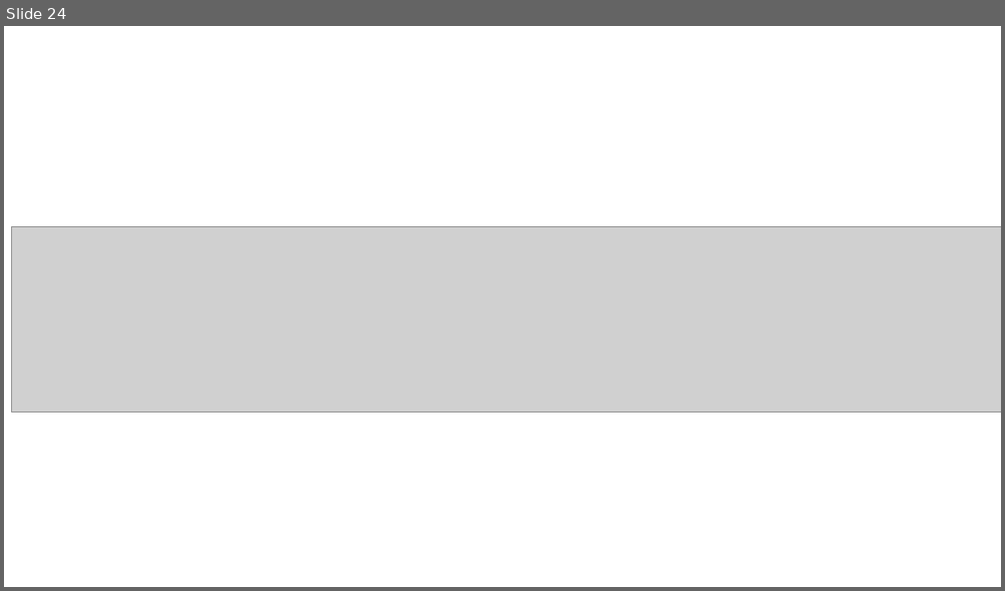
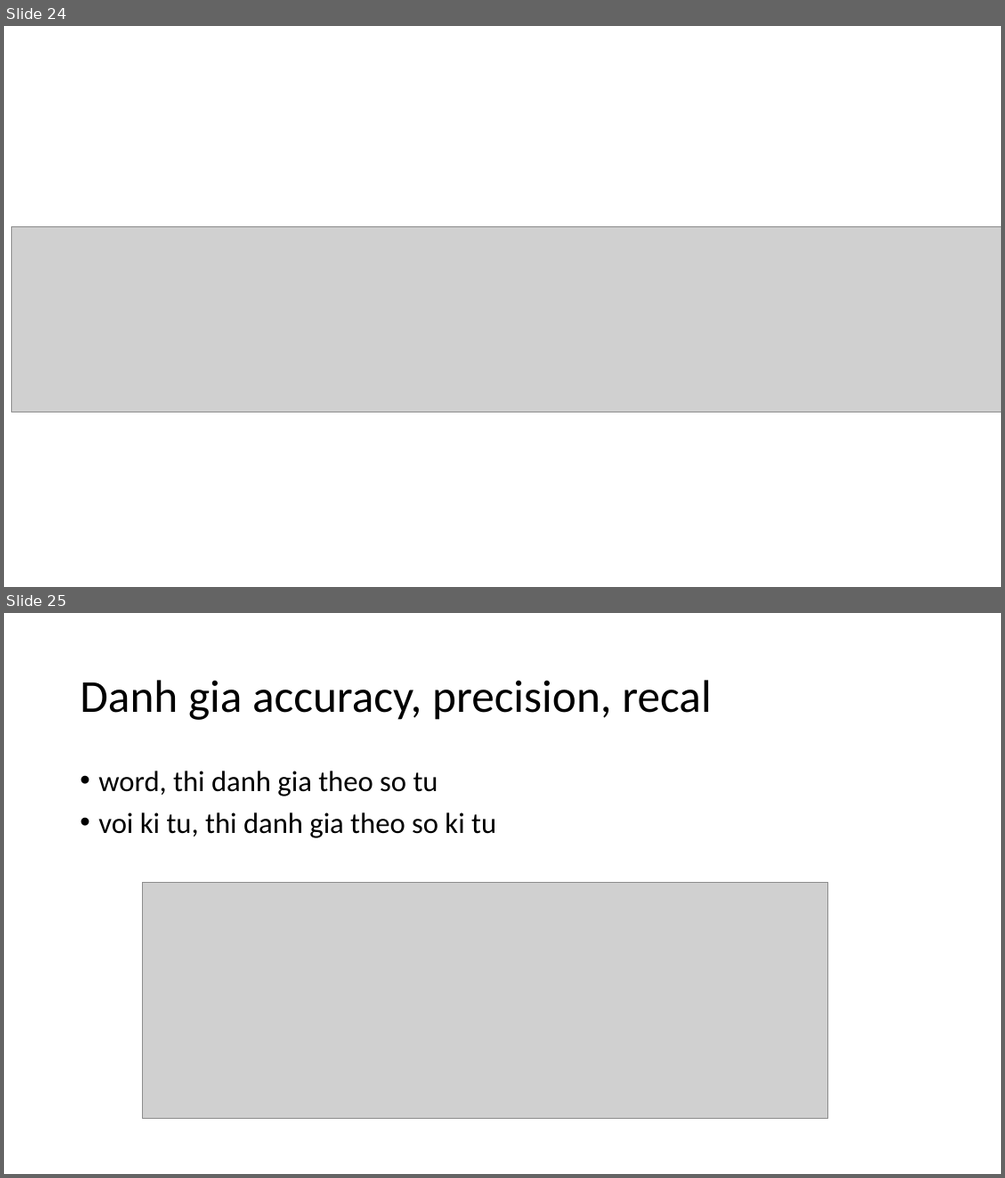
Before and after one commit to manhcntt21/TextNormSeq2Seq, a slide deck: Presentation1.pptx. Shown one above the other, each under a label of ours: slide 24 before the commit, slides 24 and 25 after it. The pictures are 1005x591 and 1005x1178 pixels, drawn with LibreOffice and Linux fonts; fonts in the diff are those of the drawing; grey boxes stand for pictures. Boxes give left, top, right and bottom in pixels: in the first picture for what was removed or moved away, otherwise in the second. Text is boxed around its words. In the diff, an @@ line names an element or a change of style, - is before the commit and + after.

```diff
--- a/Presentation1.pptx
+++ b/Presentation1.pptx
@@ slide 25 added at (4,613,1001,1174), background #FFFFFF @@
@@ title added at (80,680,711,720), 44 pt, text #000000 @@
+Danh gia accuracy, precision, recal
@@ text added at (98,771,496,838), 28 pt, text #000000 @@
+• word, thi danh gia theo so tu
+• voi ki tu, thi danh gia theo so ki tu
@@ picture added at (142,882,829,1119) @@
```
Also in this commit, not shown: 1 slide changed, 3 other slides added, 1 other file.
